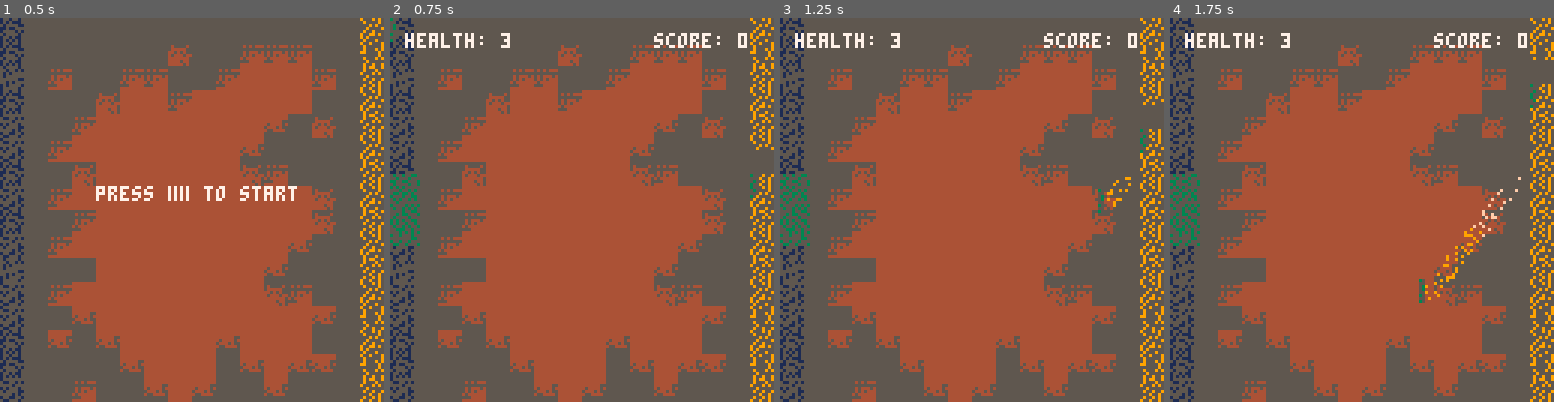
Above: before the commit, frames 1-4 (left to right).
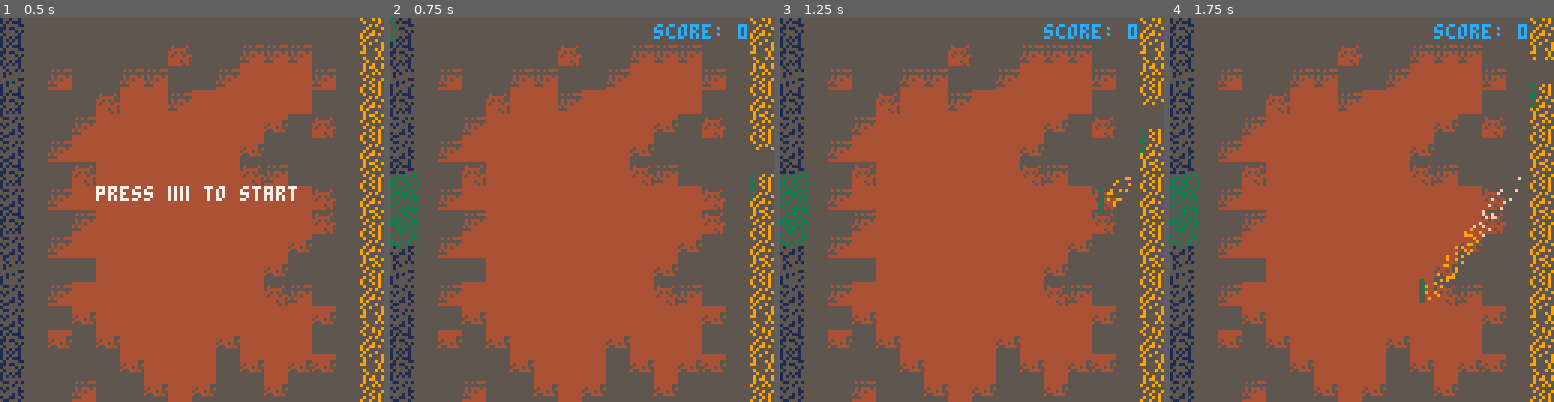
Above: after the commit, the same moments.

Repository: Spider101/Morta-Pong
Game: PICO-8 cartridge game.p8
Same seed, same stepped clock (60 frames per second), same inputs: the game is played once before the commit and once after it.
Inputs:
- Up to frame 1 (0.5 s): tap X (X key) at 0.33 s
- Up to frame 2 (0.75 s): tap O (Z key) at 0.7 s
- Up to frame 3 (1.25 s): tap X (X key) at 1.07 s
- Up to frame 4 (1.75 s): tap O (Z key) at 1.7 s

Frame 1 is identical in both runs. In frame 2, 1.1% of the frame differs, in the area x 3-93%, y 1-8%; in frame 3, 1.1%; in frame 4, 1.1%.

Commit message:
feat: use heart sprite for player health

Diff:
--- a/main.lua
+++ b/main.lua
@@ -163,10 +163,11 @@
         self.enemy:draw()
 
         -- draw score in top right corner of screen
-        print("score: " .. self.score, self.screen_boundary_x - 40, 5, 7)
+        print("score: " .. self.score, self.screen_boundary_x - 40, 2.5, 12)
 
         -- draw player health in top left corner of screen
-        print("health: " .. self.player.health, 5, 5, 7)
+        draw_health_ui(self.player.health)
+        -- print("health: " .. self.player.health, 5, 5, 7)
     -- end
     end,
     draw_start_screen = function(self)
@@ -180,3 +181,13 @@
         end
     end
 })
+
+--- utility functions
+function draw_health_ui(health)
+    for i = 1, health do
+        local sprite_pad = 2
+        local health_icon_x = 10 + (i - 1) * (block_size + sprite_pad)
+        local health_icon_y = 2.5
+        spr(32, health_icon_x, health_icon_y)
+    end
+end
